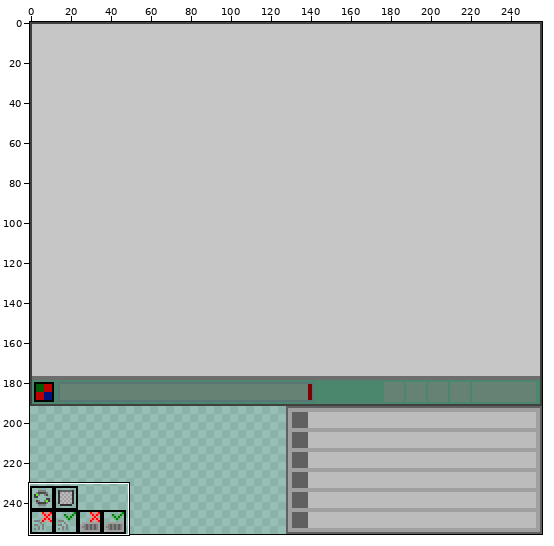
Edited in one commit: sprite sheet (src/main/resources/assets/fvtm/textures/guis/constructor_9000.png). The first picture is a wide view before the edit; the outline marks the close-up.
Close-up. Before the commit:
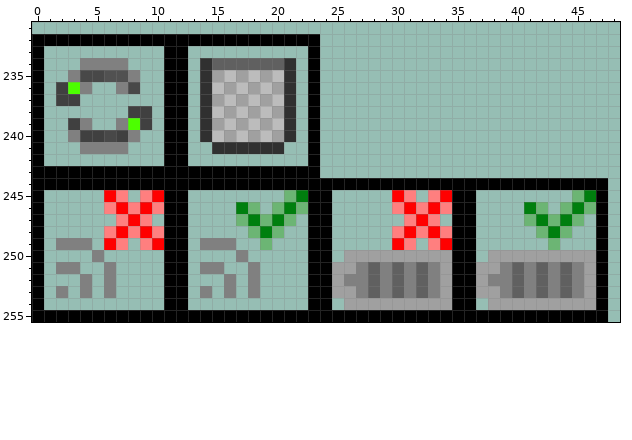
The file is 256x256 pixels. Colours within 5 levels of each other are drawn and written as one. Shown: x 0..48, y 231..255. The commit also changed other parts of the picture, which this record leaves out.
After the commit:
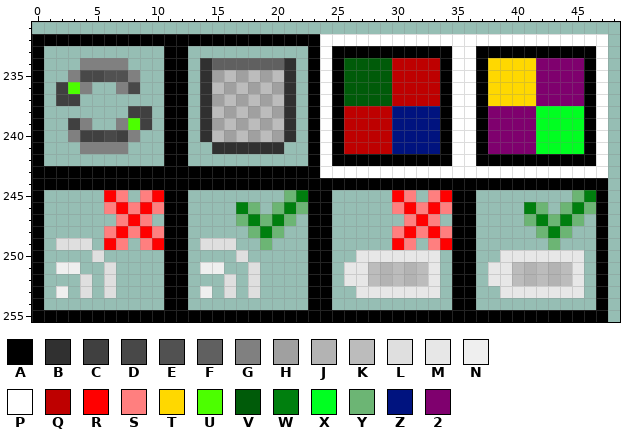
Palette (. is transparent): A #000000  B #303030  C #404040  D #484848  E #515151  F #606060  G #808080  H #a0a0a0  J #b3b3b3  K #bcbcbc  L #dfdfdf  M #e7e7e7  N #efefef  P #ffffff  Q #be0000  R #ff0000  S #ff7f7f  T #ffd800  U #4cff00  V #005b09  W #007f0e  X #00ff21  Y #6cb574  Z #00137f  2 #7f006e
Edits made:
The edit adds colour 2 in rows 234 to 237 at x 42 to 45; in rows 238 to 241 at x 38 to 41.
The edit adds colour A in row 233 at x 25 to 34 and 37 to 46; in rows 234 to 241 at x 25, 34, 37 and 46; in row 242 at x 25 to 34 and 37 to 46.
Colour G gives way to colour J in rows 251 to 252 at x 29, 31, 41 and 43.
Colour F gives way to colour K in rows 251 to 252 at x 28, 30, 32, 40, 42 and 44.
Colour G gives way to colour L in row 249 at x 2 to 4 and 14 to 16; in row 250 at x 5 and 17; in row 251 at x 6 and 18; in rows 252 to 253 at x 4, 6, 16 and 18.
Colour F gives way to colour M in row 253 at x 28, 30, 32, 40, 42 and 44.
Colour G gives way to colour M in row 251 at x 27, 33, 39 and 45; in row 252 at x 26 to 27, 33, 38 to 39 and 45; in row 253 at x 27, 29, 31, 33, 39, 41, 43 and 45.
Colour H gives way to colour M in row 250 at x 27 to 33 and 39 to 45; in row 251 at x 26 and 38.
Colour G gives way to colour N in row 251 at x 2 to 3 and 14 to 15; in row 253 at x 2 and 14.
The edit adds colour P in row 232 at x 24 to 47; in rows 233 to 242 at x 24, 35 to 36 and 47; in row 243 at x 24 to 47.
The edit adds colour Q in rows 234 to 237 at x 30 to 33; in rows 238 to 241 at x 26 to 29.
The edit adds colour T in rows 234 to 237 at x 38 to 41.
The edit adds colour V in rows 234 to 237 at x 26 to 29.
The edit adds colour X in rows 238 to 241 at x 42 to 45.
The edit adds colour Z in rows 238 to 241 at x 30 to 33.
Colour H is gone in row 250 at x 26, 34, 38 and 46; in rows 251 to 252 at x 25, 34, 37 and 46; in row 253 at x 25 to 26, 34, 37 to 38 and 46; in row 254 at x 26 to 34 and 38 to 46.
Boxes around the changes in both close-ups, in picture pixels (x1, y1, x2, y2):
added: (320, 34, 608, 178)
changed: (56, 238, 116, 298)
changed: (200, 238, 260, 298)
changed: (332, 250, 596, 310)
